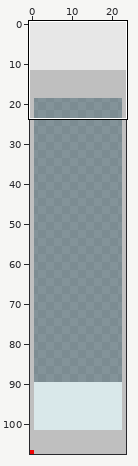
Pixel-art file, stored at resources/block_ase_files/window.ase. The first picture is a wide view before the edit; the outline marks the close-up.
Close-up. Old version:
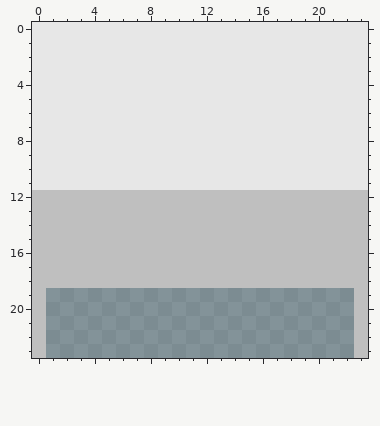
24x108 pixels, 1 frame. Shown: x 0..23, y 0..23.
The same view after the edit:
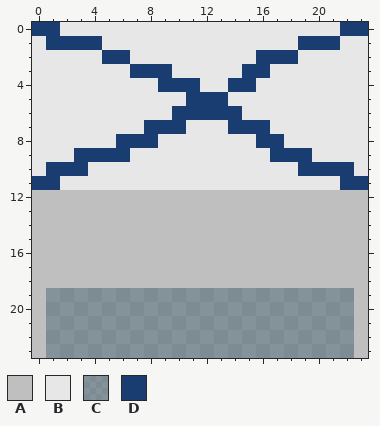
Palette (. is transparent): A #bfbfbf  B #e7e7e7  C #c8e8ee77  D #193d70
Change:
Layer "pixels":
The edit turns colour B into colour D in row 0 at x 0 to 1 and 22 to 23; in row 1 at x 1 to 4 and 19 to 21; in row 2 at x 5 to 6 and 16 to 18; in row 3 at x 7 to 9 and 15 to 16; in row 4 at x 9 to 11 and 14 to 15; in row 5 at x 11 to 13.
The edit turns colour B into colour D in row 6 at x 10 to 14; in row 7 at x 8 to 10 and 14 to 16; in row 8 at x 6 to 8 and 16 to 17; in row 9 at x 3 to 6 and 17 to 19; in row 10 at x 1 to 3 and 19 to 22; in row 11 at x 0 to 1 and 22 to 23.
Where, in picture pixels (left, top, right, bottom), the same in both close-ups:
changed: (32, 22, 368, 190)
